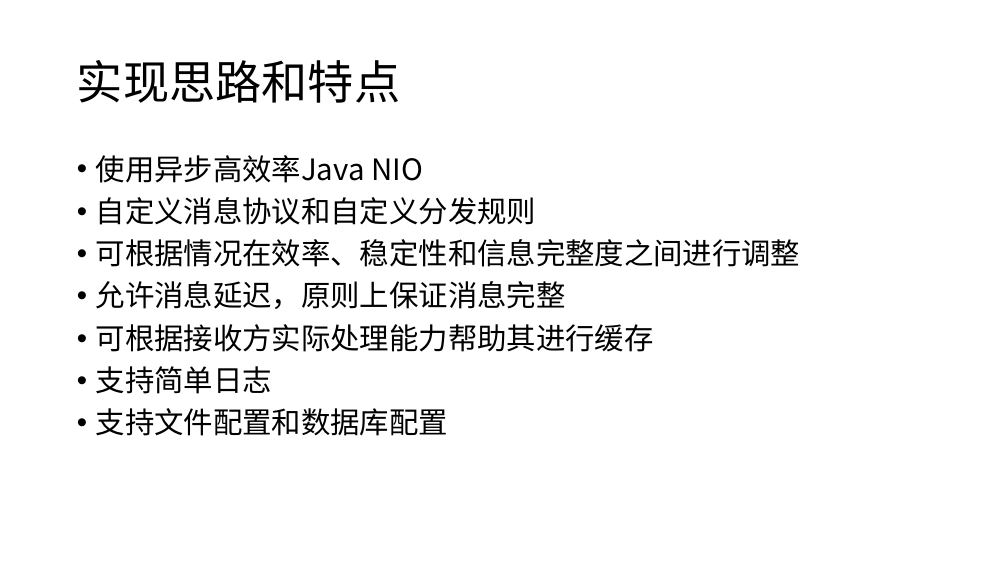
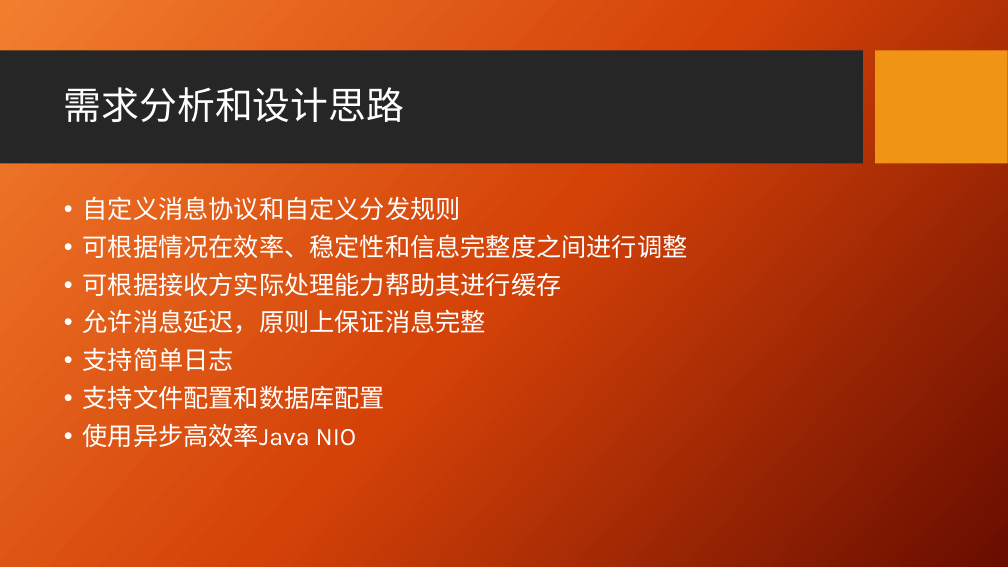
Before and after one commit to rexfa/MForwardWithCache, a slide deck: slide 3 of doc/MForwardWithCache说明.pptx (slide 4 before the commit). Drawn at 1008x567 pixels with LibreOffice and Linux fonts; fonts in the diff are those of the drawing; background and template pictures are left out. Boxes give left, top, right and bottom in pixels: in the first picture for what was removed or moved away, otherwise in the second. Text is boxed around its words. In the diff, an @@ line names an element or a change of style, - is before the commit and + after.

```diff
--- a/doc/MForwardWithCache说明.pptx
+++ b/doc/MForwardWithCache说明.pptx
@@ background #FFFFFF to picture (left out) @@
@@ rectangle added at bbox=[0, 51, 863, 164], fill #262626 @@
@@ rectangle added at bbox=[876, 51, 1008, 164], fill #F09415 @@
@@ title at bbox=[64, 87, 404, 122]: text changed; size 44 to 36 pt; font Noto Sans CJK SC to Karla; text colour #000000 to #FFFFFF @@
-实现思路和特点
+需求分析和设计思路
@@ text at bbox=[96, 155, 423, 183]: paragraph removed @@
-• 使用异步高效率Java NIO
@@ text "自定义消息协议和自定义分发规则": place and size @@
-text "自定义消息协议和自定义分发规则" at bbox=[96, 155, 801, 436]
+text "自定义消息协议和自定义分发规则" at bbox=[83, 196, 688, 447]
@@ text at bbox=[83, 196, 688, 409]: size 28 to 24 pt, font Noto Sans CJK SC to Karla, text colour #000000 to #FFFFFF in "自定义消息协议和自定义分发规则", "可根据情况在效率、稳定性和信息完整度之间进行调整", "允许消息延迟，原则上保证消息完整", "支持简单日志" and 1 more places @@
@@ text at bbox=[83, 272, 562, 296]: paragraph added @@
+• 可根据接收方实际处理能力帮助其进行缓存
@@ text at bbox=[96, 324, 654, 352]: paragraph removed @@
-• 可根据接收方实际处理能力帮助其进行缓存
@@ text at bbox=[83, 423, 357, 447]: paragraph added @@
+• 使用异步高效率Java NIO
```
Also in this commit, not shown: 4 other slides changed, 3 slides added.
